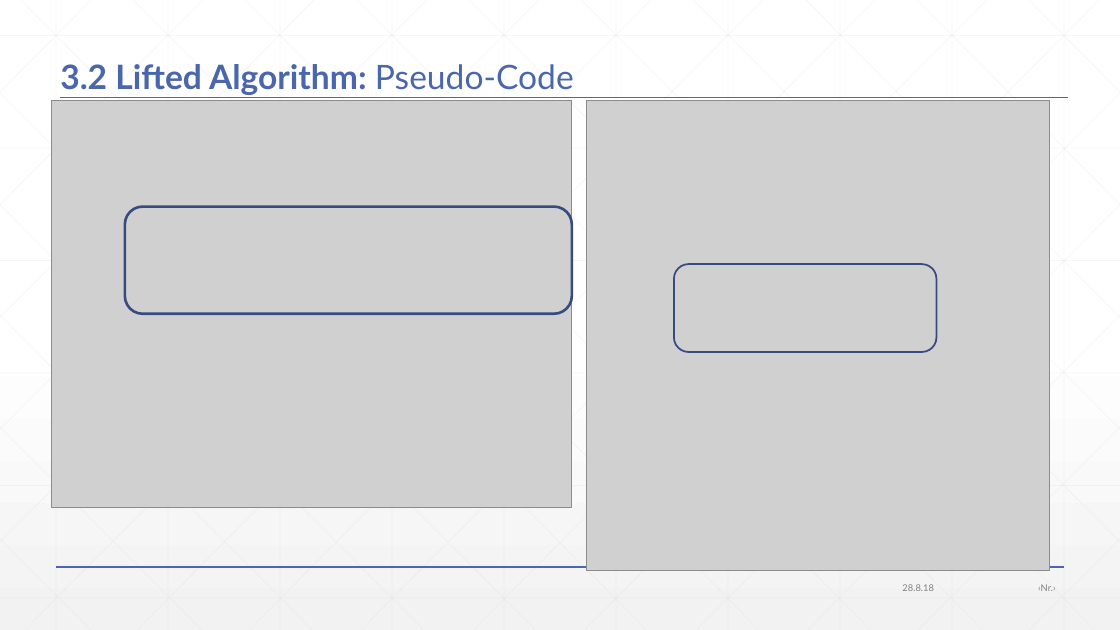
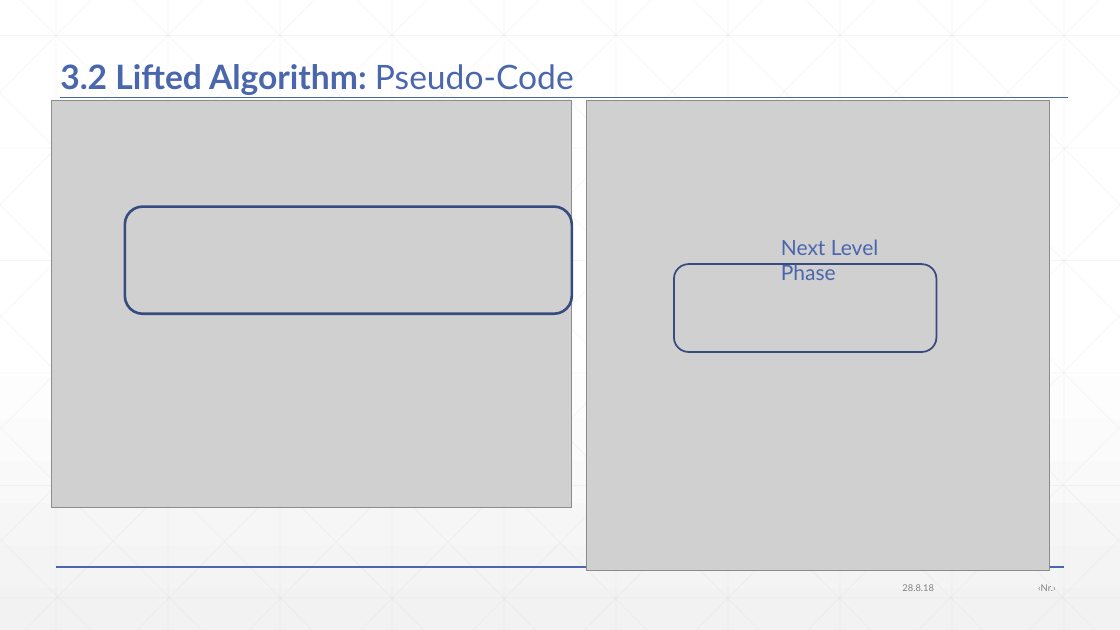
Before and after one commit to JonasWerner/BachelorThesis, a slide deck: slide 42 of Presentation/pdr_presentation.pptx. Drawn at 1120x630 pixels with LibreOffice and Linux fonts; fonts in the diff are those of the drawing; grey boxes stand for pictures. Boxes give left, top, right and bottom in pixels: in the first picture for what was removed or moved away, otherwise in the second. Text is boxed around its words. In the diff, an @@ line names an element or a change of style, - is before the commit and + after.

```diff
--- a/Presentation/pdr_presentation.pptx
+++ b/Presentation/pdr_presentation.pptx
@@ text added at (781, 239, 878, 280), 18 pt, text #4A66AC @@
+Next Level Phase
```
Also in this commit, not shown: 14 other slides changed, 3 slides added, 1 slide removed, 1 other file.
